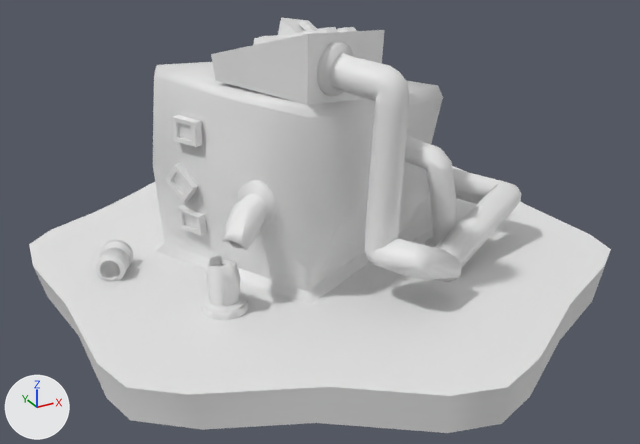
The FBX model Assets/Art/Models/Digester_Broken.fbx, before and after one commit.
The view is the same before and after, from a camera (50 mm lens) standing at (-0.685, -1.246, 0.668) and looking at (-0.021, -0.04, 0.065). Lighting does not change. The marker at lower left points along +X, +Y and +Z. Where no turn or scale is listed for an object, it has been applied to the vertices.

The first picture shows 'BrokenDigester'.
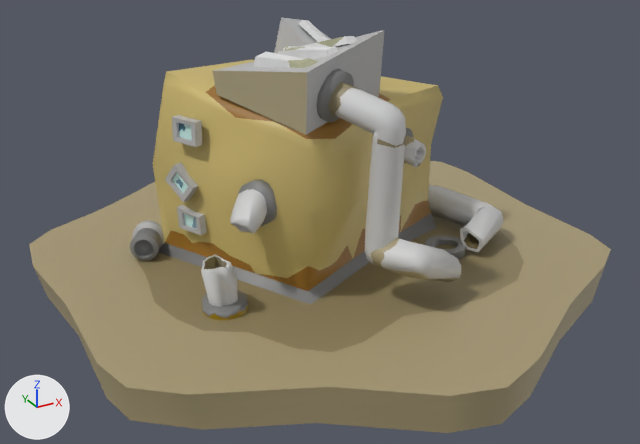
Commit message: Revised broken digestor appearance/ particles

Where the change shows, as pixel boxes [x1, y1, x2, y2] in the pictures (640 x 444 px; the box of a moved part takes in the faces that stretch with it):
'BrokenDigester', surface changed, reshaped (white to beige)
    both: [29, 18, 611, 433]
part 1 of me_cylinder_058, moved or reshaped
    before: [96, 240, 133, 281]
    after: [130, 220, 164, 261]
part 2 of me_cylinder_058, moved or reshaped
    before: [317, 42, 354, 96]
    after: [317, 69, 354, 123]
part 3 of me_cylinder_058, moved or reshaped
    before: [337, 27, 356, 32]
    after: [300, 36, 357, 47]
part 4 of me_cylinder_058, moved or reshaped
    before: [253, 31, 314, 45]
    after: [254, 52, 318, 68]
part 5 of me_cylinder_058, rebuilt (16% narrower, 19% shorter)
    before: [222, 194, 266, 250]
    after: [230, 189, 267, 234]
part 6 of me_cylinder_058, rebuilt
    before: [435, 169, 522, 268]
    after: [428, 185, 504, 252]
part 7 of me_cylinder_058, rebuilt (9% wider)
    before: [207, 256, 241, 306]
    after: [201, 254, 238, 306]
part 8 of me_cylinder_058, moved or reshaped
    before: [153, 27, 409, 241]
    after: [153, 30, 406, 241]
part 9 of me_cylinder_058, moved or reshaped
    before: [405, 138, 458, 247]
    after: [404, 139, 466, 260]
part 10 of me_cylinder_058, surface changed (white to yellow)
    both: [135, 80, 524, 352]

Diff of the bpy script that builds the scene:
```diff
--- a/Assets/Art/Models/Digester_Broken.fbx.py
+++ b/Assets/Art/Models/Digester_Broken.fbx.py
@@ mat_tilecolors_current @@
 mat_tilecolors_current = principled_material('TileColors_Current')
-mat_tilecolors_current.base_color = (0.8, 0.8, 0.8)  # white #e7e7e7
+mat_tilecolors_current.texture = img_tiletexture00_png
@@ me_cylinder_058 @@
-me_cylinder_058.from_pydata(...)  # 1170 vertices, 931 faces; spans x -0.462..0.458, y -0.503..0.514, z -0.062..0.413
+me_cylinder_058.from_pydata(...)  # 1198 vertices, 942 faces; spans x -0.462..0.458, y -0.503..0.514, z -0.062..0.384
+# me_cylinder_058 part 1: the loose piece of 128 vertices spanning x -0.382..-0.309, y 0.035..0.118, z -0.012..0.044 is moved by (0.07, 0.04, 0.005)
+# me_cylinder_058 part 2: the loose piece of 32 vertices spanning x -0.089..-0.009, y -0.158..-0.105, z 0.311..0.391 is multiplied about its middle by the matrix ((0.996, 0.01, -0.084), (-0.026, 0.981, -0.191), (0.081, 0.192, 0.978)), then moved by (-0.001, 0.0, -0.04)
+# me_cylinder_058 part 3: the loose piece of 16 vertices spanning x -0.035..0.036, y -0.073..0.034, z 0.348..0.394 is moved by (0.0, 0.0, -0.014)
+# me_cylinder_058 part 4: the loose piece of 12 vertices spanning x -0.13..-0.059, y -0.12..-0.012, z 0.364..0.405 is multiplied about its middle by the matrix ((0.996, 0.01, -0.084), (-0.026, 0.981, -0.191), (0.081, 0.192, 0.978)), then moved by (-0.003, -0.007, -0.031)
+# me_cylinder_058 part 5: the loose piece of 80 vertices spanning x -0.243..-0.155, y -0.154..-0.081, z 0.091..0.17 is rebuilt with 80 vertices and now spans x -0.219..-0.146, y -0.144..-0.076, z 0.11..0.176
+# me_cylinder_058 part 6: the loose piece of 70 vertices spanning x 0.114..0.331, y -0.221..0.131, z -0.001..0.111 is rebuilt with 78 vertices and now spans x 0.163..0.312, y -0.184..0.127, z -0.001..0.063
+# me_cylinder_058 part 7: the loose piece of 55 vertices spanning x -0.269..-0.216, y -0.161..-0.101, z -0.002..0.09 is rebuilt with 55 vertices and now spans x -0.278..-0.215, y -0.162..-0.101, z -0.002..0.087
+# me_cylinder_058 part 8
+# 16 vertices are removed from x -0.08..-0.011, y -0.096..0.009, z 0.355..0.402
+# 11 faces are deleted
+# 75 vertices move from x -0.243..0.022, y -0.25..0.121, z 0.283..0.413 to x -0.233..0.023, y -0.243..0.106, z 0.243..0.362
+# 16 vertices are added at x -0.08..-0.015, y -0.105..0.002, z 0.339..0.372
+# 11 new faces join them
+# me_cylinder_058 part 9
+# 48 vertices are removed from x 0.11..0.207, y -0.165..-0.093, z 0.012..0.197
+# 77 faces are deleted
+# 11 vertices move from x 0.107..0.153, y -0.126..-0.07, z 0.158..0.196 to x 0.11..0.145, y -0.102..-0.082, z 0.155..0.193
+# 62 vertices are added at x 0.113..0.206, y -0.165..-0.063, z 0.001..0.195
+# 6 new vertices lie (0.012, -0.027, 0.0) away from vertices in x 0.115..0.139, y -0.073..-0.063, z 0.162..0.183
+# 79 new faces join them
+# me_cylinder_058 part 10: 87 kept faces spanning x -0.325..0.357, y -0.317..0.346, z -0.002..0.316 get new texture (UV) coordinates
 me_cylinder_058.materials.append(mat_tilecolors_current)
```
